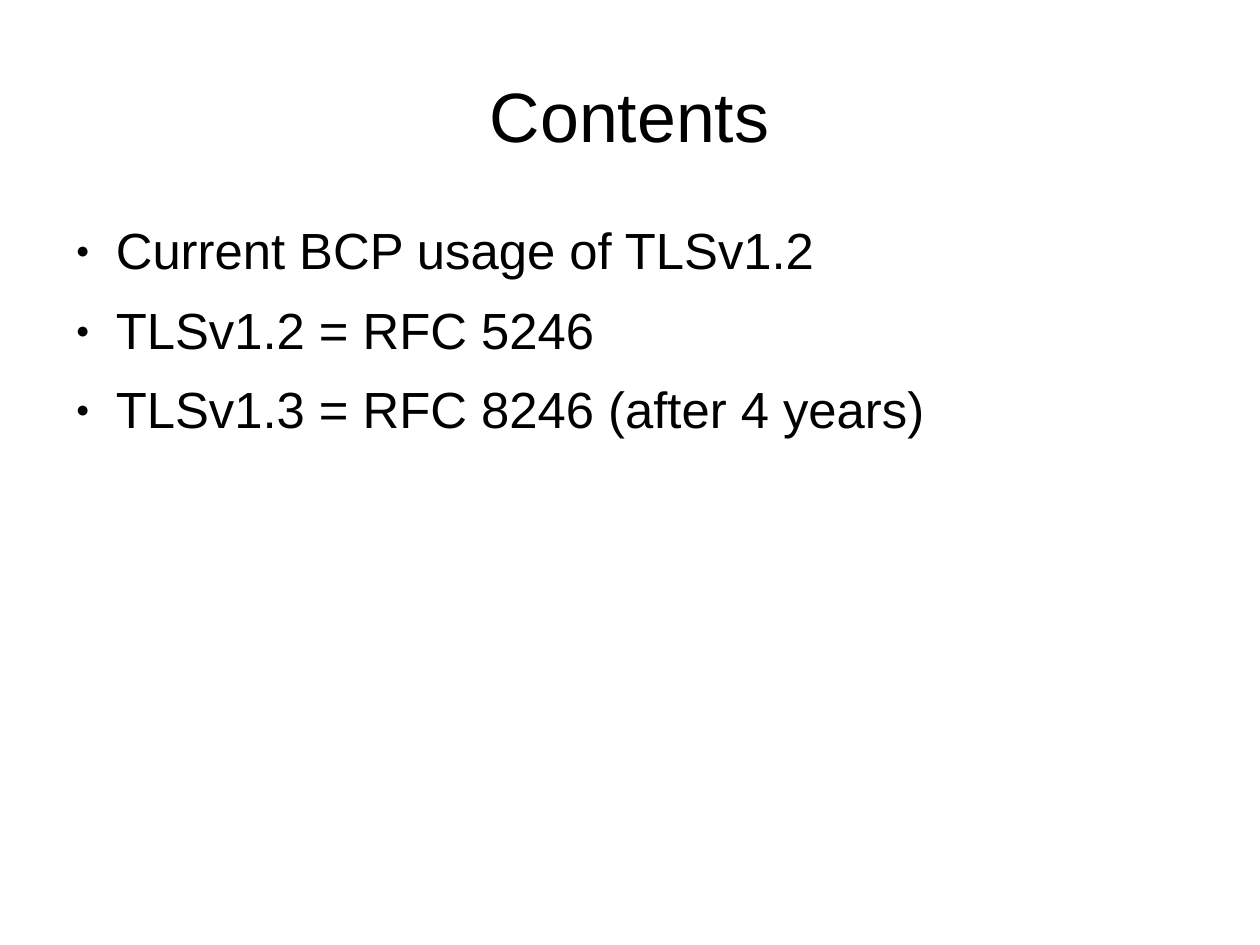
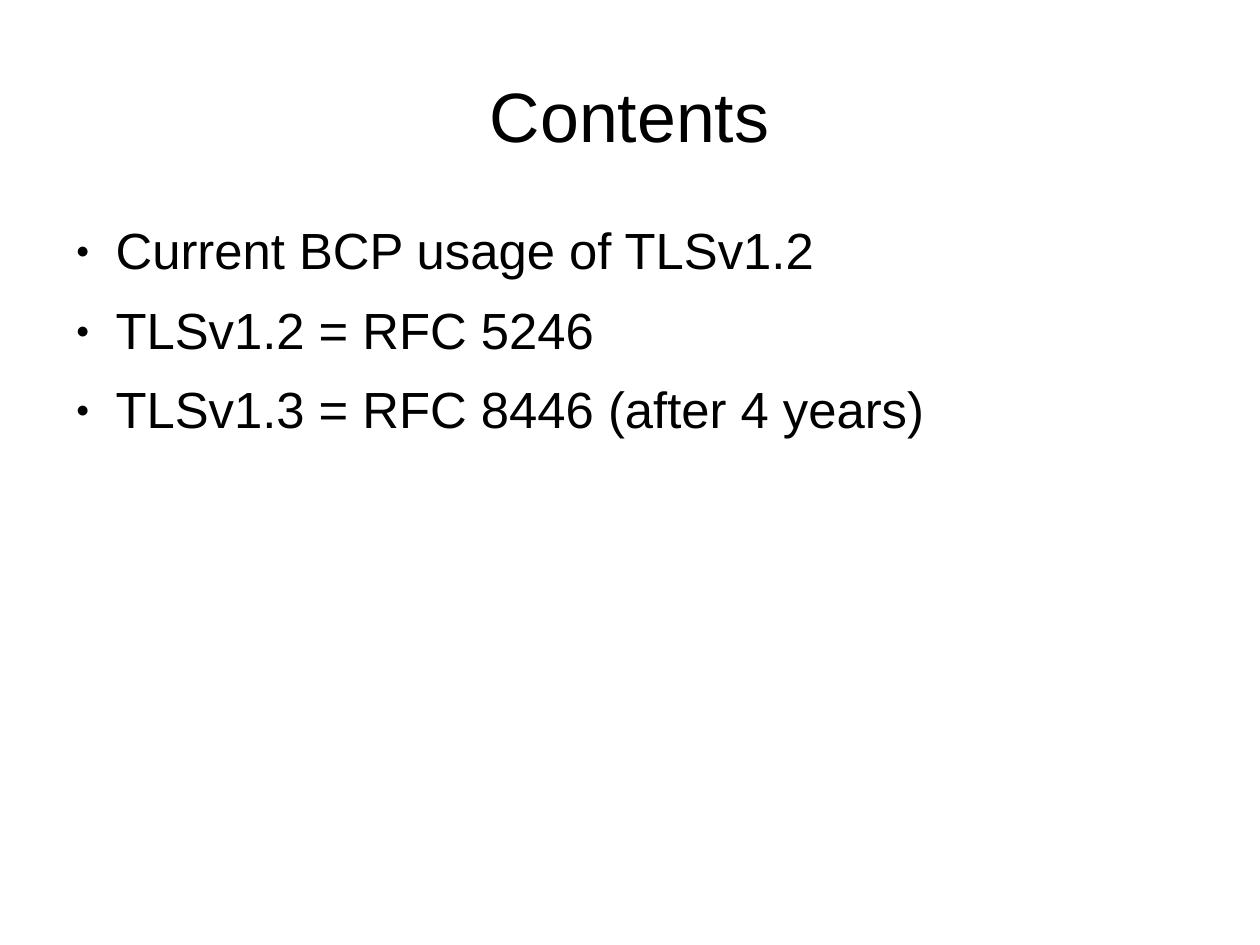
Before and after one commit to sftcd/cs7053, a slide deck: slide 2 of 2016lectures/07-tls-details.ppt. Drawn at 1260x945 pixels with LibreOffice and Linux fonts; fonts in the diff are those of the drawing. Boxes give left, top, right and bottom in pixels: in the first picture for what was removed or moved away, otherwise in the second. Text is boxed around its words. In the diff, an @@ line names an element or a change of style, - is before the commit and + after.

```diff
--- a/2016lectures/07-tls-details.ppt
+++ b/2016lectures/07-tls-details.ppt
@@ text at <box>116,391,924,439</box>: text changed @@
-● TLSv1.3 = RFC 8246 (after 4 years)
+● TLSv1.3 = RFC 8446 (after 4 years)
```
Also in this commit, not shown: 9 other slides changed, 1 other file.
